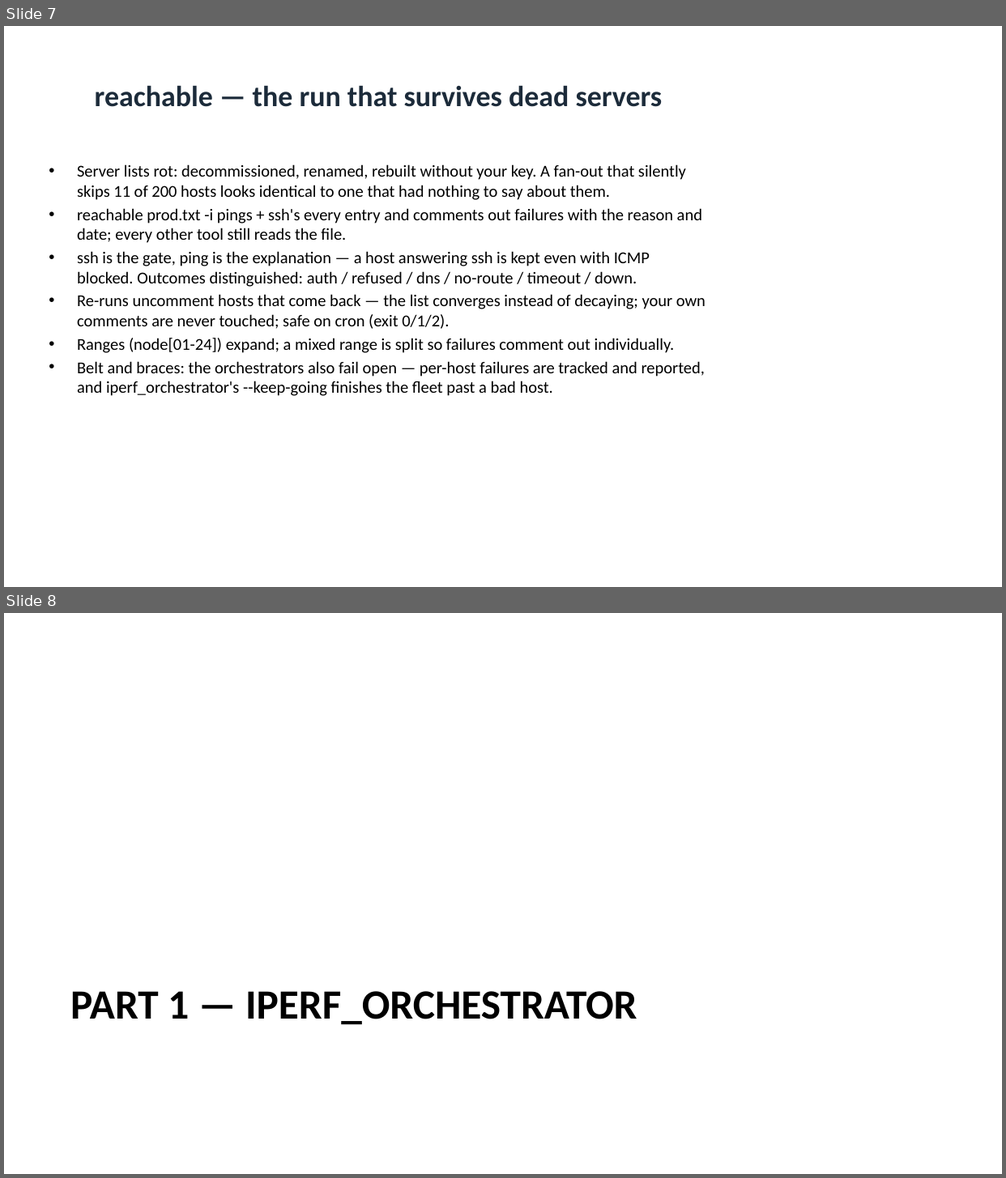
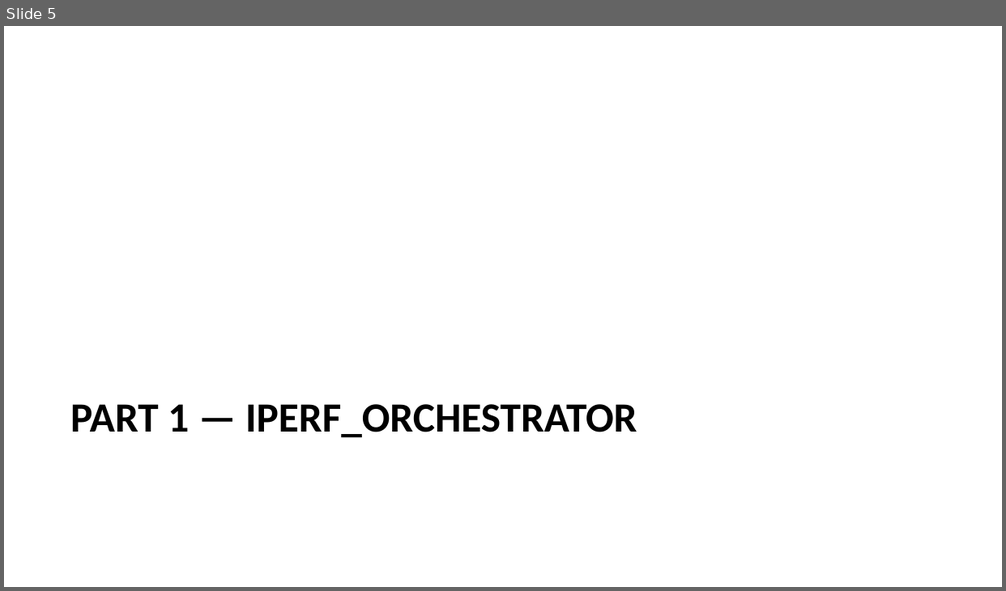
Before and after one commit to MartinGallagher-code/presentations, a slide deck: network-testing/network_testing.pptx. Shown one above the other, each under a label of ours: slides 7 and 8 before the commit, slide 5 after it. The pictures are 1006x1178 and 1006x591 pixels, drawn with LibreOffice and Linux fonts; fonts in the diff are those of the drawing. Boxes give left, top, right and bottom in pixels: in the first picture for what was removed or moved away, otherwise in the second. Text is boxed around its words. In the diff, an @@ line names an element or a change of style, - is before the commit and + after.

```diff
--- a/network-testing/network_testing.pptx
+++ b/network-testing/network_testing.pptx
@@ slide 7 removed at <box>4,26,1002,587</box>, background #FFFFFF @@
@@ title removed at <box>95,85,663,107</box> @@
-reachable — the run that survives dead servers
@@ text removed at <box>77,165,705,396</box> @@
-• Server lists rot: decommissioned, renamed, rebuilt without your key. A fan-out that silently skips 11 of 200 hosts looks identical to one that had nothing to say about them.
-• reachable prod.txt -i pings + ssh's every entry and comments out failures with the reason and date; every other tool still reads the file.
-• ssh is the gate, ping is the explanation — a host answering ssh is kept even with ICMP blocked. Outcomes distinguished: auth / refused / dns / no-route / timeout / down.
-• Re-runs uncomment hosts that come back — the list converges instead of decaying; your own comments are never touched; safe on cron (exit 0/1/2).
-• Ranges (node[01-24]) expand; a mixed range is split so failures comment out individually.
-• Belt and braces: the orchestrators also fail open — per-host failures are tracked and reported, and iperf_orchestrator's --keep-going finishes the fleet past a bad host.
@@ what was slide 8 is now slide 5 @@
```
Also in this commit, not shown: 1 slide changed, 3 slides added, 5 other slides removed, 2 other files.
